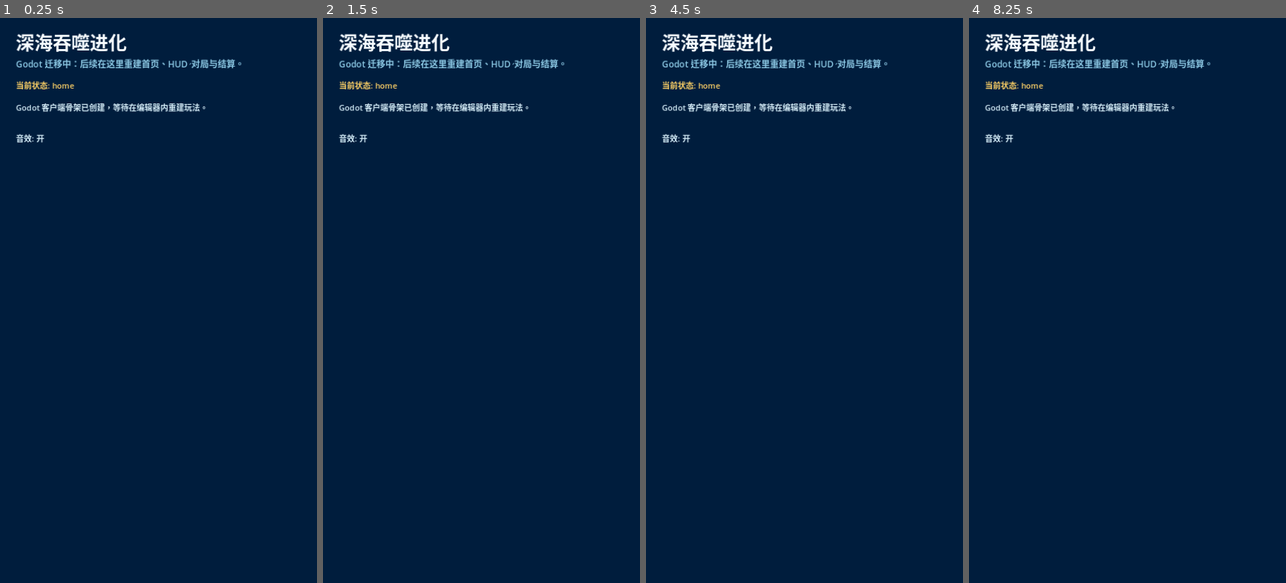
Above: before the commit, frames 1-4 (left to right).
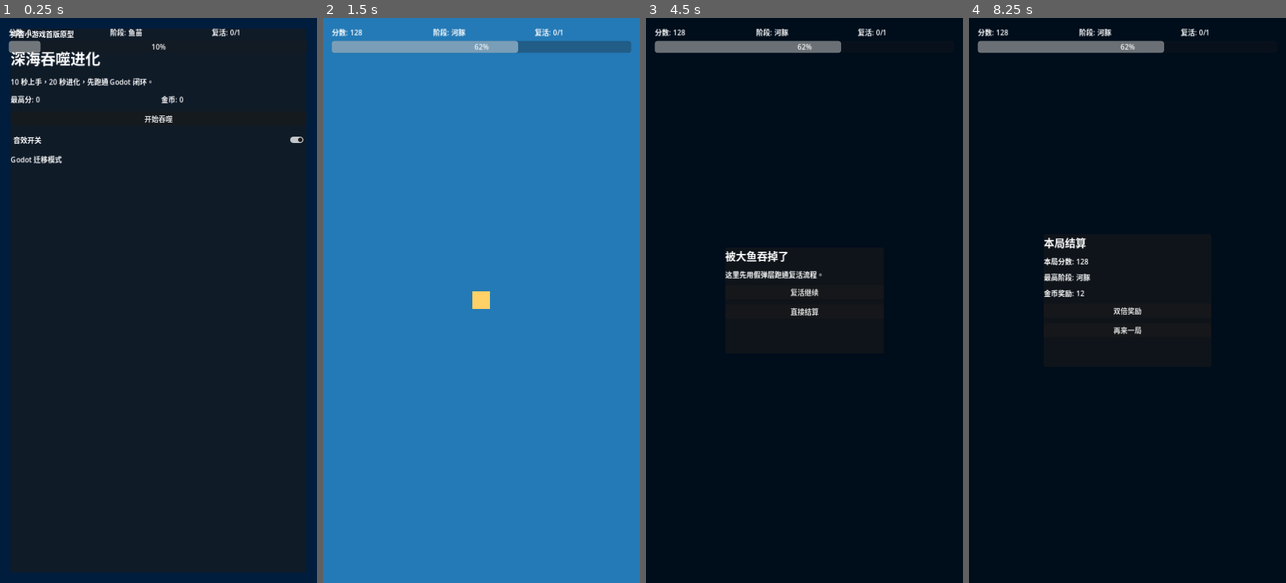
Above: after the commit, the same moments.

Repository: differs/Douyin-casual-games
Game: Godot game, scene res://scenes/main.tscn
Same seed, same stepped clock (60 frames per second), same inputs: the game is played once before the commit and once after it.
Inputs (mouse positions are in pixels of both pictures, inside the frame that each line leads up to):
- Up to frame 1 (0.25 s): no input
- Up to frame 2 (1.5 s): click (481, 142) at 0.5 s, where only the run after the commit has a clickable "音效开关"; click (481, 119) at 1.25 s, where only the run after the commit has a clickable "开始吞噬"
- Up to frame 3 (4.5 s): tap Enter at 2, 3.5 s; tap Space at 2.75, 4.25 s
- Up to frame 4 (8.25 s): click (1127, 294) at 5 s, where only the run after the commit has a clickable "复活继续"; tap Enter at 5.75 s; tap Space at 6.5 s

The runs differ from the first frame. In frame 1, 7.9% of the frame differs, in the area x 2-97%, y 1-26%; in frame 2, 100%, in the area x 0-100%, y 0-100%; in frame 3, 100%; in frame 4, 100%.

Commit message:
feat: wire godot phase one fake gameplay flow

Diff:
--- a/godot-client/scenes/game_screen.tscn
+++ b/godot-client/scenes/game_screen.tscn
@@ -4,3 +4,60 @@
 
 [node name="GameScreen" type="Node2D"]
 script = ExtResource("1")
+
+[node name="World" type="Node2D" parent="."]
+
+[node name="Background" type="ColorRect" parent="World"]
+offset_right = 720.0
+offset_bottom = 1280.0
+color = Color(0.141176, 0.478431, 0.713726, 1)
+
+[node name="PlayerMarker" type="ColorRect" parent="World"]
+offset_left = 340.0
+offset_top = 620.0
+offset_right = 380.0
+offset_bottom = 660.0
+color = Color(1, 0.819608, 0.4, 1)
+
+[node name="HudLayer" type="CanvasLayer" parent="."]
+
+[node name="HudRoot" type="MarginContainer" parent="HudLayer"]
+anchors_preset = 5
+anchor_right = 1.0
+offset_left = 20.0
+offset_top = 20.0
+offset_right = -20.0
+offset_bottom = 120.0
+grow_horizontal = 2
+
+[node name="HudVBox" type="VBoxContainer" parent="HudLayer/HudRoot"]
+layout_mode = 2
+theme_override_constants/separation = 8
+
+[node name="HudRow" type="HBoxContainer" parent="HudLayer/HudRoot/HudVBox"]
+layout_mode = 2
+theme_override_constants/separation = 12
+
+[node name="ScoreLabel" type="Label" parent="HudLayer/HudRoot/HudVBox/HudRow"]
+layout_mode = 2
+size_flags_horizontal = 3
+text = "分数: 0"
+
+[node name="StageLabel" type="Label" parent="HudLayer/HudRoot/HudVBox/HudRow"]
+layout_mode = 2
+size_flags_horizontal = 3
+text = "阶段: 鱼苗"
+
+[node name="ReviveLabel" type="Label" parent="HudLayer/HudRoot/HudVBox/HudRow"]
+layout_mode = 2
+size_flags_horizontal = 3
+text = "复活: 0/1"
+
+[node name="ProgressBar" type="ProgressBar" parent="HudLayer/HudRoot/HudVBox"]
+layout_mode = 2
+max_value = 100.0
+value = 10.0
+
+[node name="FakeGameTimer" type="Timer" parent="."]
+wait_time = 3.0
+one_shot = true
--- a/godot-client/scenes/home_screen.tscn
+++ b/godot-client/scenes/home_screen.tscn
@@ -10,3 +10,64 @@
 grow_horizontal = 2
 grow_vertical = 2
 script = ExtResource("1")
+
+[node name="SafeArea" type="MarginContainer" parent="."]
+layout_mode = 1
+anchors_preset = 15
+anchor_right = 1.0
+anchor_bottom = 1.0
+offset_left = 24.0
+offset_top = 24.0
+offset_right = -24.0
+offset_bottom = -24.0
+grow_horizontal = 2
+grow_vertical = 2
+
+[node name="Panel" type="PanelContainer" parent="SafeArea"]
+layout_mode = 2
+
+[node name="VBox" type="VBoxContainer" parent="SafeArea/Panel"]
+layout_mode = 2
+theme_override_constants/separation = 16
+
+[node name="Eyebrow" type="Label" parent="SafeArea/Panel/VBox"]
+layout_mode = 2
+text = "抖音小游戏首版原型"
+
+[node name="Title" type="Label" parent="SafeArea/Panel/VBox"]
+layout_mode = 2
+theme_override_font_sizes/font_size = 34
+text = "深海吞噬进化"
+
+[node name="Subtitle" type="Label" parent="SafeArea/Panel/VBox"]
+layout_mode = 2
+autowrap_mode = 3
+text = "10 秒上手，20 秒进化，先跑通 Godot 闭环。"
+
+[node name="StatsRow" type="HBoxContainer" parent="SafeArea/Panel/VBox"]
+layout_mode = 2
+theme_override_constants/separation = 12
+
+[node name="BestScoreLabel" type="Label" parent="SafeArea/Panel/VBox/StatsRow"]
+layout_mode = 2
+size_flags_horizontal = 3
+text = "最高分: 0"
+
+[node name="CoinLabel" type="Label" parent="SafeArea/Panel/VBox/StatsRow"]
+layout_mode = 2
+size_flags_horizontal = 3
+text = "金币: 0"
+
+[node name="StartButton" type="Button" parent="SafeArea/Panel/VBox"]
+layout_mode = 2
+text = "开始吞噬"
+
+[node name="AudioToggle" type="CheckButton" parent="SafeArea/Panel/VBox"]
+layout_mode = 2
+text = "音效开关"
+button_pressed = true
+
+[node name="RuntimeLabel" type="Label" parent="SafeArea/Panel/VBox"]
+layout_mode = 2
+autowrap_mode = 3
+text = "Godot 迁移模式"
--- a/godot-client/scenes/main.tscn
+++ b/godot-client/scenes/main.tscn
@@ -1,6 +1,33 @@
-[gd_scene load_steps=2 format=3]
+[gd_scene load_steps=6 format=3]
 
 [ext_resource type="Script" path="res://scripts/main.gd" id="1"]
+[ext_resource type="PackedScene" path="res://scenes/home_screen.tscn" id="2"]
+[ext_resource type="PackedScene" path="res://scenes/game_screen.tscn" id="3"]
+[ext_resource type="PackedScene" path="res://scenes/ui/revive_dialog.tscn" id="4"]
+[ext_resource type="PackedScene" path="res://scenes/ui/result_dialog.tscn" id="5"]
 
-[node name="Main" type="Node2D"]
+[node name="Main" type="Node"]
 script = ExtResource("1")
+
+[node name="Background" type="ColorRect" parent="."]
+anchors_preset = 15
+anchor_right = 1.0
+anchor_bottom = 1.0
+grow_horizontal = 2
+grow_vertical = 2
+color = Color(0.00392157, 0.113725, 0.239216, 1)
+
+[node name="HomeScreen" parent="." instance=ExtResource("2")]
+layout_mode = 3
+anchors_preset = 15
+anchor_right = 1.0
+anchor_bottom = 1.0
+grow_horizontal = 2
+grow_vertical = 2
+
+[node name="GameScreen" parent="." instance=ExtResource("3")]
+visible = false
+
+[node name="ReviveDialog" parent="." instance=ExtResource("4")]
+
+[node name="ResultDialog" parent="." instance=ExtResource("5")]
--- a/godot-client/scenes/ui/result_dialog.tscn
+++ b/godot-client/scenes/ui/result_dialog.tscn
@@ -11,3 +11,55 @@
 grow_vertical = 2
 visible = false
 script = ExtResource("1")
+
+[node name="Mask" type="ColorRect" parent="."]
+layout_mode = 1
+anchors_preset = 15
+anchor_right = 1.0
+anchor_bottom = 1.0
+grow_horizontal = 2
+grow_vertical = 2
+color = Color(0, 0, 0, 0.55)
+
+[node name="Panel" type="PanelContainer" parent="."]
+layout_mode = 1
+anchors_preset = 8
+anchor_left = 0.5
+anchor_top = 0.5
+anchor_right = 0.5
+anchor_bottom = 0.5
+offset_left = -190.0
+offset_top = -150.0
+offset_right = 190.0
+offset_bottom = 150.0
+grow_horizontal = 2
+grow_vertical = 2
+
+[node name="VBox" type="VBoxContainer" parent="Panel"]
+layout_mode = 2
+theme_override_constants/separation = 12
+
+[node name="Title" type="Label" parent="Panel/VBox"]
+layout_mode = 2
+theme_override_font_sizes/font_size = 24
+text = "本局结算"
+
+[node name="ScoreLabel" type="Label" parent="Panel/VBox"]
+layout_mode = 2
+text = "本局分数: 0"
+
+[node name="StageLabel" type="Label" parent="Panel/VBox"]
+layout_mode = 2
+text = "最高阶段: 鱼苗"
+
+[node name="RewardLabel" type="Label" parent="Panel/VBox"]
+layout_mode = 2
+text = "金币奖励: 0"
+
+[node name="DoubleRewardButton" type="Button" parent="Panel/VBox"]
+layout_mode = 2
+text = "双倍奖励"
+
+[node name="RestartButton" type="Button" parent="Panel/VBox"]
+layout_mode = 2
+text = "再来一局"
--- a/godot-client/scenes/ui/revive_dialog.tscn
+++ b/godot-client/scenes/ui/revive_dialog.tscn
@@ -11,3 +11,48 @@
 grow_vertical = 2
 visible = false
 script = ExtResource("1")
+
+[node name="Mask" type="ColorRect" parent="."]
+layout_mode = 1
+anchors_preset = 15
+anchor_right = 1.0
+anchor_bottom = 1.0
+grow_horizontal = 2
+grow_vertical = 2
+color = Color(0, 0, 0, 0.55)
+
+[node name="Panel" type="PanelContainer" parent="."]
+layout_mode = 1
+anchors_preset = 8
+anchor_left = 0.5
+anchor_top = 0.5
+anchor_right = 0.5
+anchor_bottom = 0.5
+offset_left = -180.0
+offset_top = -120.0
+offset_right = 180.0
+offset_bottom = 120.0
+grow_horizontal = 2
+grow_vertical = 2
+
+[node name="VBox" type="VBoxContainer" parent="Panel"]
+layout_mode = 2
+theme_override_constants/separation = 12
+
+[node name="Title" type="Label" parent="Panel/VBox"]
+layout_mode = 2
+theme_override_font_sizes/font_size = 24
+text = "被大鱼吞掉了"
+
+[node name="Description" type="Label" parent="Panel/VBox"]
+layout_mode = 2
+autowrap_mode = 3
+text = "这里先用假弹层跑通复活流程。"
+
+[node name="ReviveButton" type="Button" parent="Panel/VBox"]
+layout_mode = 2
+text = "复活继续"
+
+[node name="SkipButton" type="Button" parent="Panel/VBox"]
+layout_mode = 2
+text = "直接结算"
--- a/godot-client/scripts/game_screen.gd
+++ b/godot-client/scripts/game_screen.gd
@@ -4,11 +4,43 @@
 signal revive_requested
 
 var game_running: bool = false
+var fake_score: int = 0
+var fake_stage: String = "鱼苗"
+@onready var score_label: Label = $"HudLayer/HudRoot/HudVBox/HudRow/ScoreLabel"
+@onready var stage_label: Label = $"HudLayer/HudRoot/HudVBox/HudRow/StageLabel"
+@onready var revive_label: Label = $"HudLayer/HudRoot/HudVBox/HudRow/ReviveLabel"
+@onready var progress_bar: ProgressBar = $"HudLayer/HudRoot/HudVBox/ProgressBar"
+@onready var fake_timer: Timer = $FakeGameTimer
 
 
 func start_game() -> void:
     game_running = true
+    visible = true
+    fake_score = 128
+    fake_stage = "河豚"
+    score_label.text = "分数: %d" % fake_score
+    stage_label.text = "阶段: %s" % fake_stage
+    revive_label.text = "复活: 0/1"
+    progress_bar.value = 62.0
+    fake_timer.start()
 
 
 func stop_game() -> void:
     game_running = false
+    visible = false
+    fake_timer.stop()
+
+
+func _ready() -> void:
+    fake_timer.timeout.connect(_on_fake_game_timeout)
+
+
+func _on_fake_game_timeout() -> void:
+    if not game_running:
+        return
+    game_running = false
+    game_over_requested.emit({
+        "score": fake_score,
+        "stage": fake_stage,
+        "coin_reward": 12,
+    })
--- a/godot-client/scripts/home_screen.gd
+++ b/godot-client/scripts/home_screen.gd
@@ -5,9 +5,30 @@
 
 var best_score: int = 0
 var coin: int = 0
+@onready var best_score_label: Label = $"SafeArea/Panel/VBox/StatsRow/BestScoreLabel"
+@onready var coin_label: Label = $"SafeArea/Panel/VBox/StatsRow/CoinLabel"
+@onready var audio_toggle: CheckButton = $"SafeArea/Panel/VBox/AudioToggle"
+@onready var runtime_label: Label = $"SafeArea/Panel/VBox/RuntimeLabel"
+@onready var start_button: Button = $"SafeArea/Panel/VBox/StartButton"
 
 
 func refresh(profile_best_score: int, profile_coin: int, audio_enabled: bool) -> void:
     best_score = profile_best_score
     coin = profile_coin
-    emit_signal("audio_toggled", audio_enabled)
+    best_score_label.text = "最高分: %d" % best_score
+    coin_label.text = "金币: %d" % coin
+    audio_toggle.button_pressed = audio_enabled
+    runtime_label.text = "Godot 迁移模式"
+
+
+func _ready() -> void:
+    start_button.pressed.connect(_on_start_pressed)
+    audio_toggle.toggled.connect(_on_audio_toggled)
+
+
+func _on_start_pressed() -> void:
+    start_pressed.emit()
+
+
+func _on_audio_toggled(enabled: bool) -> void:
+    audio_toggled.emit(enabled)
--- a/godot-client/scripts/main.gd
+++ b/godot-client/scripts/main.gd
@@ -1,71 +1,111 @@
-extends Node2D
-
-const STAGE_NAMES := [
-    "鱼苗",
-    "小丑鱼",
-    "河豚",
-    "海马",
-    "鲭鱼",
-    "鲨鱼幼体",
-    "鲨鱼",
-    "深海巨兽",
-]
+extends Node
 
 var play_state := "boot"
-var hint_text := "Godot 客户端骨架已创建，等待在编辑器内重建玩法。"
+var revive_offered: bool = false
+var pending_result: Dictionary = {}
+@onready var home_screen: Control = $HomeScreen
+@onready var game_screen: Node2D = $GameScreen
+@onready var revive_dialog: Control = $ReviveDialog
+@onready var result_dialog: Control = $ResultDialog
 
 
 func _ready() -> void:
     Runtime.load_local_settings()
     ApiClient.set_runtime(Runtime)
-    play_state = "home"
-    queue_redraw()
+    _wire_signals()
+    _refresh_home()
+    _show_home()
 
 
-func _draw() -> void:
-    draw_rect(Rect2(Vector2.ZERO, get_viewport_rect().size), Color("001d3d"))
-    draw_string(
-        ThemeDB.fallback_font,
-        Vector2(36, 72),
-        "深海吞噬进化",
-        HORIZONTAL_ALIGNMENT_LEFT,
-        -1,
-        42,
-        Color("f6fbff")
+func _wire_signals() -> void:
+    home_screen.start_pressed.connect(_on_start_pressed)
+    home_screen.audio_toggled.connect(_on_audio_toggled)
+    game_screen.game_over_requested.connect(_on_game_over_requested)
+    revive_dialog.revive_confirmed.connect(_on_revive_confirmed)
+    revive_dialog.revive_skipped.connect(_on_revive_skipped)
+    result_dialog.restart_requested.connect(_on_restart_requested)
+    result_dialog.double_reward_requested.connect(_on_double_reward_requested)
+
+
+func _refresh_home() -> void:
+    home_screen.refresh(Runtime.best_score, Runtime.coin, Runtime.audio_enabled)
+
+
+func _show_home() -> void:
+    play_state = "home"
+    home_screen.visible = true
+    game_screen.visible = false
+    revive_dialog.visible = false
+    result_dialog.visible = false
+
+
+func _show_game() -> void:
+    play_state = "playing"
+    pending_result = {}
+    home_screen.visible = false
+    game_screen.visible = true
+    revive_dialog.visible = false
+    result_dialog.visible = false
+
+
+func _on_start_pressed() -> void:
+    revive_offered = false
+    _show_game()
+    game_screen.start_game()
+
+
+func _on_audio_toggled(enabled: bool) -> void:
+    Runtime.audio_enabled = enabled
+    Runtime.save_local_settings()
+
+
+func _on_game_over_requested(result: Dictionary) -> void:
+    game_screen.stop_game()
+    if not revive_offered:
+        revive_offered = true
+        pending_result = result
+        play_state = "revive"
+        revive_dialog.open()
+        return
+
+    play_state = "gameover"
+    Runtime.best_score = max(Runtime.best_score, int(result.get("score", 0)))
+    Runtime.coin += int(result.get("coin_reward", 0))
+    Runtime.save_local_settings()
+    _refresh_home()
+    result_dialog.open(result)
+
+
+func _on_revive_confirmed() -> void:
+    play_state = "playing"
+    revive_dialog.close()
+    game_screen.start_game()
+
+
+func _on_revive_skipped() -> void:
+    revive_dialog.close()
+    _on_game_over_requested(
+        pending_result if not pending_result.is_empty() else {
+            "score": 88,
+            "stage": "河豚",
+            "coin_reward": 8,
+        }
     )
-    draw_string(
-        ThemeDB.fallback_font,
-        Vector2(36, 112),
-        "Godot 迁移中：后续在这里重建首页、HUD、对局与结算。",
-        HORIZONTAL_ALIGNMENT_LEFT,
-        -1,
-        20,
-        Color("8ecae6")
-    )
-    draw_string(
-        ThemeDB.fallback_font,
-        Vector2(36, 160),
-        "当前状态: %s" % play_state,
-        HORIZONTAL_ALIGNMENT_LEFT,
-        -1,
-        18,
-        Color("ffd166")
-    )
-    draw_string(
-        ThemeDB.fallback_font,
-        Vector2(36, 210),
-        hint_text,
-        HORIZONTAL_ALIGNMENT_LEFT,
-        620,
-        18,
-        Color("d8effa")
-    )
-    draw_string(
-        ThemeDB.fallback_font,
-        Vector2(36, 280),
-        "音效: %s" % ("开" if Runtime.audio_enabled else "关"),
-        HORIZONTAL_ALIGNMENT_LEFT,
-        -1,
-        18,
-        Color("d8effa")
-    )
+
+
+func _on_restart_requested() -> void:
+    result_dialog.close()
+    _show_home()
+
+
+func _on_double_reward_requested() -> void:
+    if result_dialog.result_payload.is_empty():
+        return
+    Runtime.coin += int(result_dialog.result_payload.get("coin_reward", 0))
+    Runtime.save_local_settings()
+    _refresh_home()
+    result_dialog.open({
+        "score": result_dialog.result_payload.get("score", 0),
+        "stage": result_dialog.result_payload.get("stage", "鱼苗"),
+        "coin_reward": int(result_dialog.result_payload.get("coin_reward", 0)) * 2,
+    })
--- a/godot-client/scripts/ui/result_dialog.gd
+++ b/godot-client/scripts/ui/result_dialog.gd
@@ -4,12 +4,33 @@
 signal double_reward_requested
 
 var result_payload: Dictionary = {}
+@onready var score_label: Label = $"Panel/VBox/ScoreLabel"
+@onready var stage_label: Label = $"Panel/VBox/StageLabel"
+@onready var reward_label: Label = $"Panel/VBox/RewardLabel"
+@onready var restart_button: Button = $"Panel/VBox/RestartButton"
+@onready var double_reward_button: Button = $"Panel/VBox/DoubleRewardButton"
 
 
 func open(payload: Dictionary) -> void:
     result_payload = payload
+    score_label.text = "本局分数: %s" % payload.get("score", 0)
+    stage_label.text = "最高阶段: %s" % payload.get("stage", "鱼苗")
+    reward_label.text = "金币奖励: %s" % payload.get("coin_reward", 0)
     visible = true
 
 
 func close() -> void:
     visible = false
+
+
+func _ready() -> void:
+    restart_button.pressed.connect(_on_restart_pressed)
+    double_reward_button.pressed.connect(_on_double_reward_pressed)
+
+
+func _on_restart_pressed() -> void:
+    restart_requested.emit()
+
+
+func _on_double_reward_pressed() -> void:
+    double_reward_requested.emit()
--- a/godot-client/scripts/ui/revive_dialog.gd
+++ b/godot-client/scripts/ui/revive_dialog.gd
@@ -2,6 +2,8 @@
 
 signal revive_confirmed
 signal revive_skipped
+@onready var revive_button: Button = $"Panel/VBox/ReviveButton"
+@onready var skip_button: Button = $"Panel/VBox/SkipButton"
 
 
 func open() -> void:
@@ -10,3 +12,16 @@
 
 func close() -> void:
     visible = false
+
+
+func _ready() -> void:
+    revive_button.pressed.connect(_on_revive_pressed)
+    skip_button.pressed.connect(_on_skip_pressed)
+
+
+func _on_revive_pressed() -> void:
+    revive_confirmed.emit()
+
+
+func _on_skip_pressed() -> void:
+    revive_skipped.emit()
